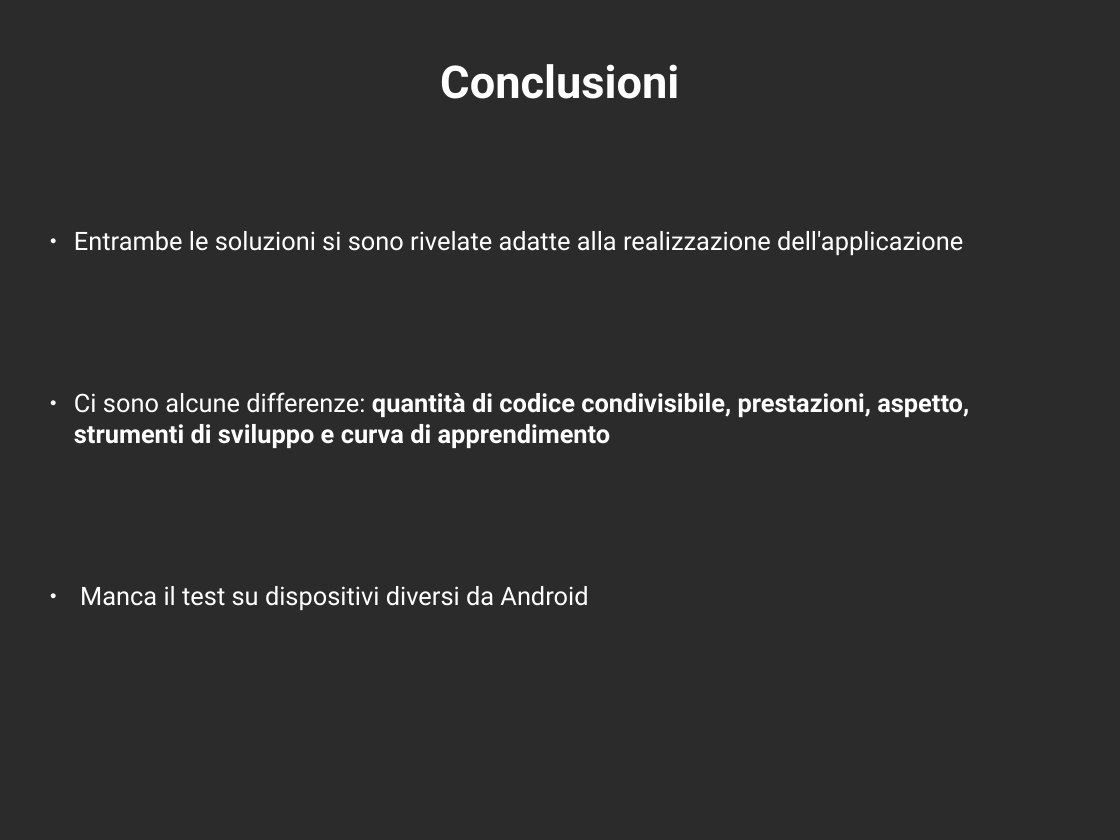
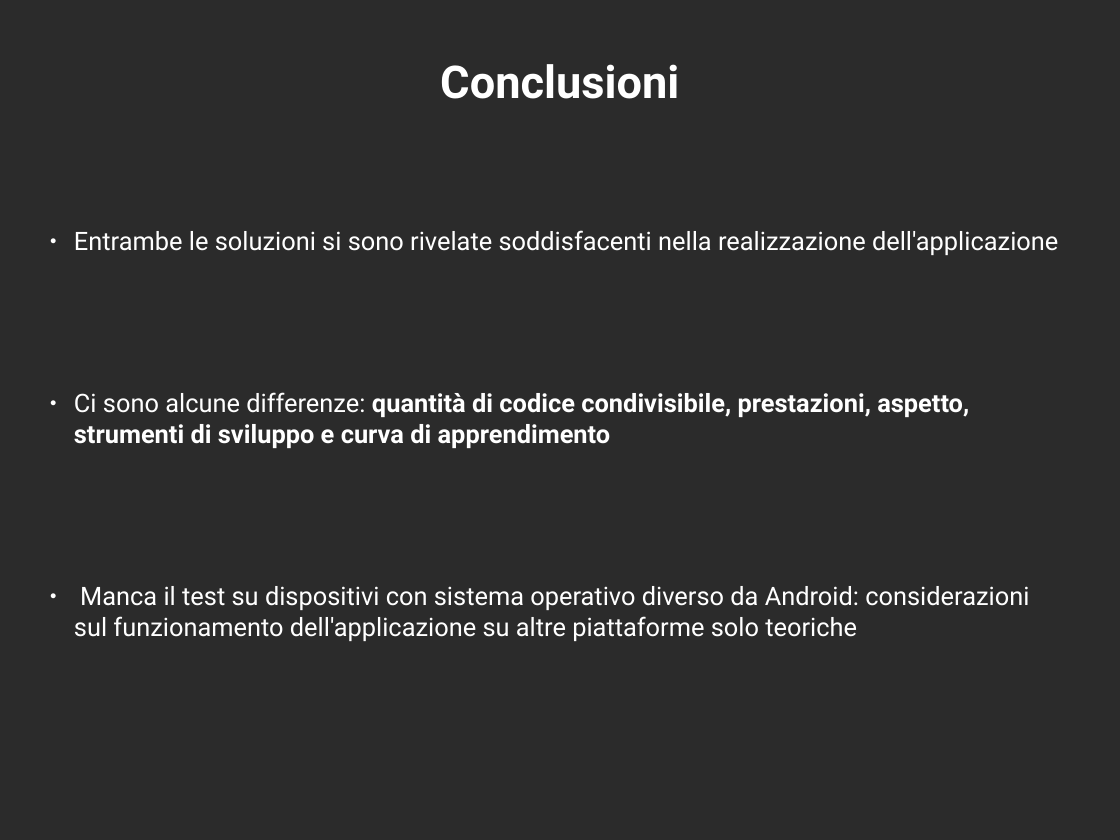
Before and after one commit to mircobe87/tesi-crossplatform, a slide deck: slide 14 of presentazione/presentazione.odp. Drawn at 1120x840 pixels with LibreOffice and Linux fonts; fonts in the diff are those of the drawing; background and template pictures are left out; a plain dark background stands for a picture behind light text. Boxes give left, top, right and bottom in pixels: in the first picture for what was removed or moved away, otherwise in the second. Text is boxed around its words. In the diff, an @@ line names an element or a change of style, - is before the commit and + after.

Commit message:
modificato ultimo punto slide finale

```diff
--- a/presentazione/presentazione.odp
+++ b/presentazione/presentazione.odp
@@ text at <box>74,230,1058,255</box>: text changed @@
-● Entrambe le soluzioni si sono rivelate adatte alla realizzazione dell'applicazione
+● Entrambe le soluzioni si sono rivelate soddisfacenti nella realizzazione dell'applicazione
@@ text at <box>74,586,1029,641</box>: text changed @@
-● Manca il test su dispositivi diversi da Android
+● Manca il test su dispositivi con sistema operativo diverso da Android: considerazioni sul funzionamento dell'applicazione su altre piattaforme solo teoriche
```
